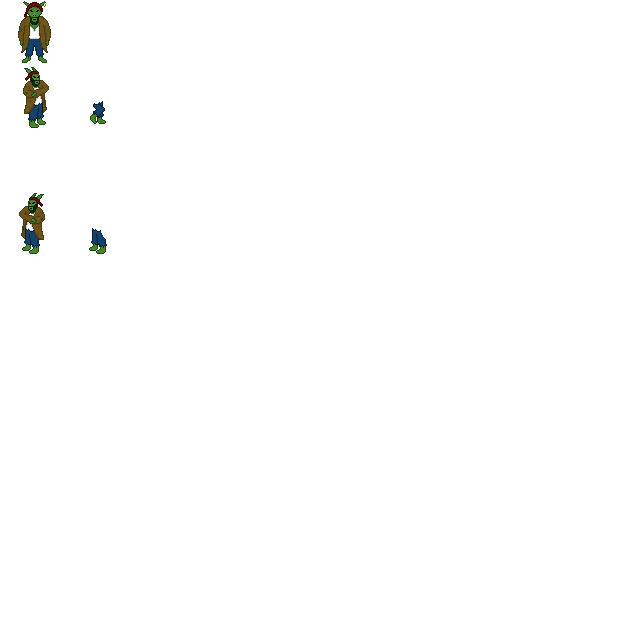
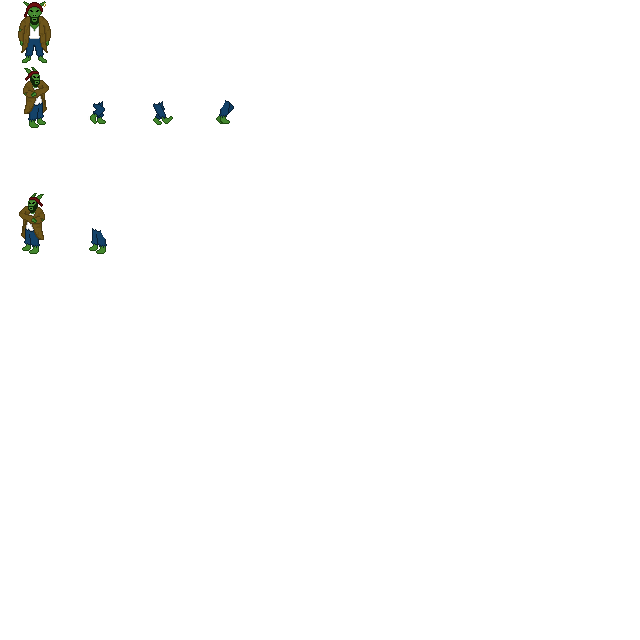
Layer changes from the first (640, 640) image to the second:
painted on "Layer #1" over [89, 100, 234, 125]
